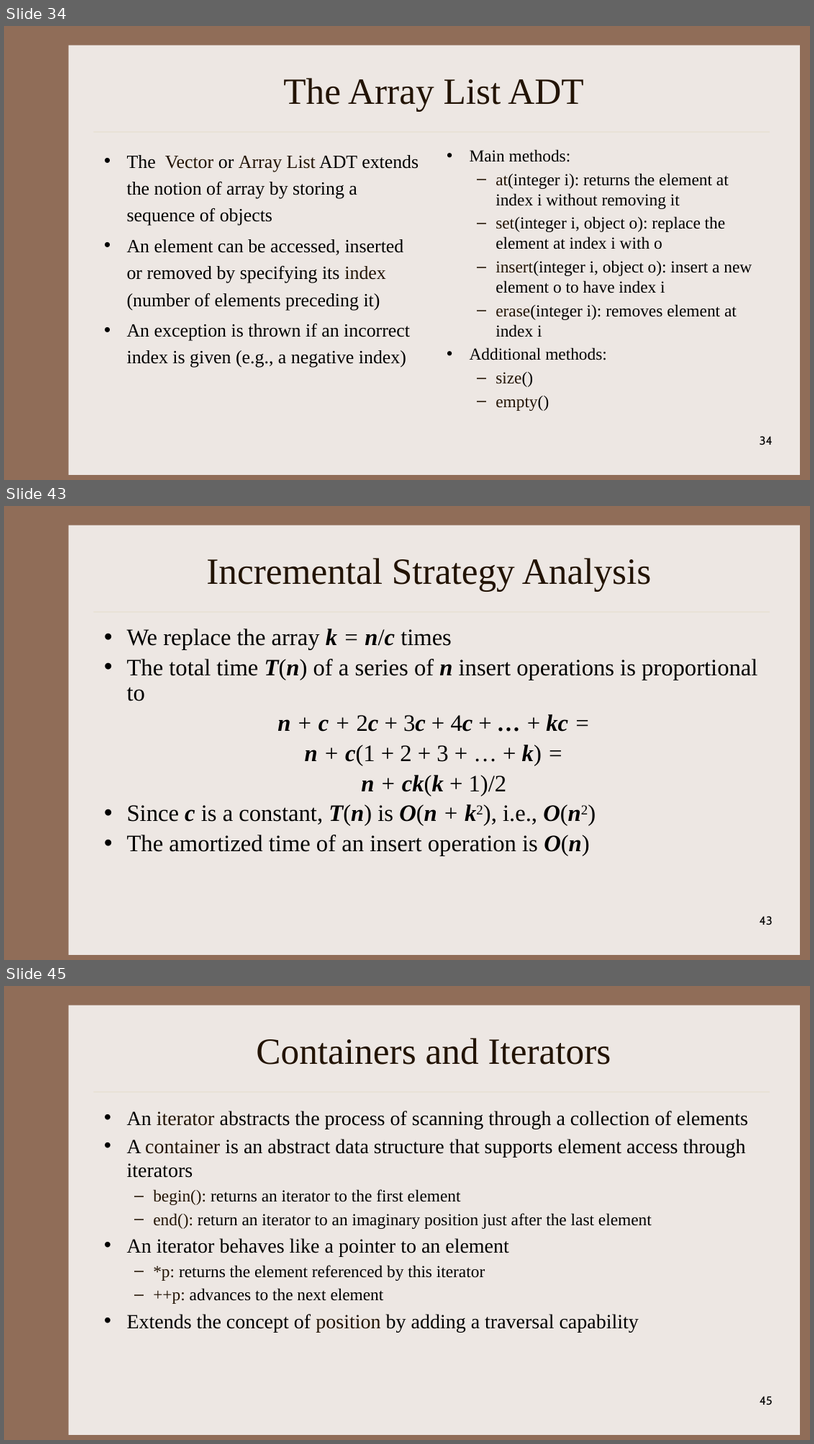
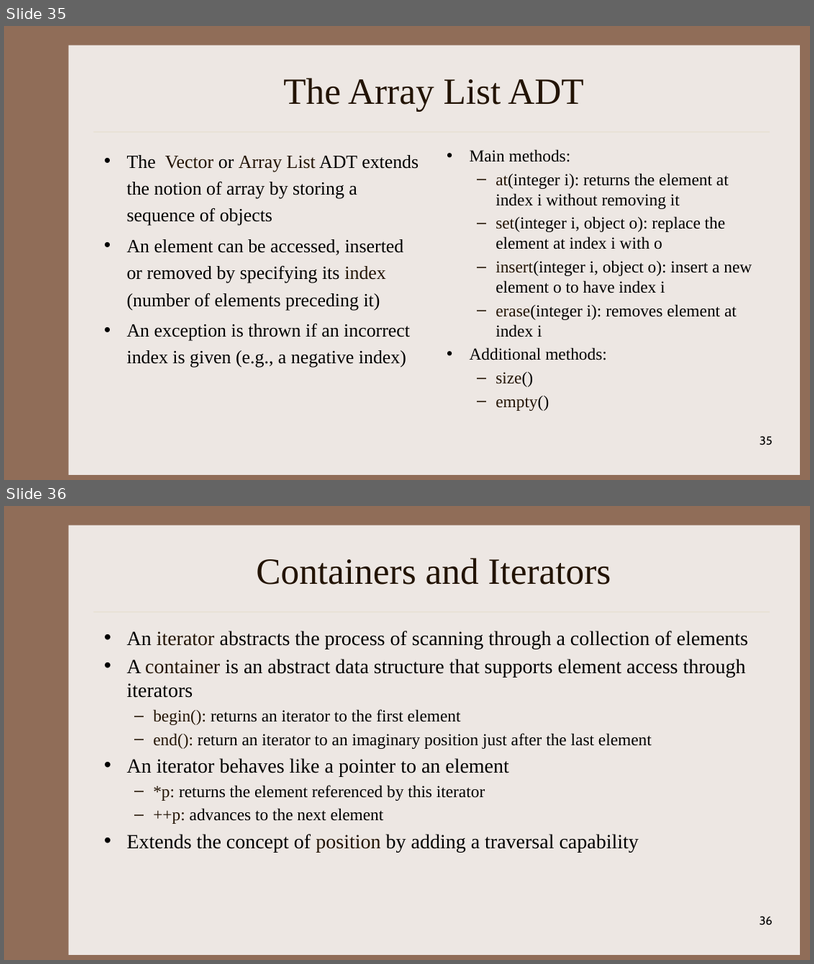
Before and after one commit to kapsitis/rbs-datastructures, a slide deck: slides/DS_Week04_02_StacksAndQueues.pptx. Shown one above the other, each under a label of ours: slides 34, 43 and 45 before the commit, slides 35 and 36 after it; the slides between them are not shown. The pictures are 814x1444 and 814x964 pixels, drawn with LibreOffice and Linux fonts; fonts in the diff are those of the drawing. Boxes give left, top, right and bottom in pixels: in the first picture for what was removed or moved away, otherwise in the second. Text is boxed around its words. In the diff, an @@ line names an element or a change of style, - is before the commit and + after.

```diff
--- a/slides/DS_Week04_02_StacksAndQueues.pptx
+++ b/slides/DS_Week04_02_StacksAndQueues.pptx
@@ slide 43 removed at (4,506,810,960), background #906D58; not listed: 2 template elements that a slide beside it also shows @@
@@ title removed at (206,558,652,591) @@
-Incremental Strategy Analysis
@@ text removed at (127,628,758,856) @@
-• We replace the array k = n/c times
-• The total time T(n) of a series of n insert operations is proportional to
-n + c + 2c + 3c + 4c + … + kc =
-n + c(1 + 2 + 3 + … + k) =
-n + ck(k + 1)/2
-• Since c is a constant, T(n) is O(n + k2), i.e., O(n2)
-• The amortized time of an insert operation is O(n)
@@ page number removed at (760,916,773,925) @@
-43
@@ what was slide 34 is now slide 35 @@
@@ page number at (760,436,773,445): text changed @@
-34
+35
@@ what was slide 45 is now slide 36 @@
@@ page number at (760,916,773,925): text changed @@
-45
+36
```
Also in this commit, not shown: 4 slides changed, 1 slide added, 9 other slides removed, 17 other files.
